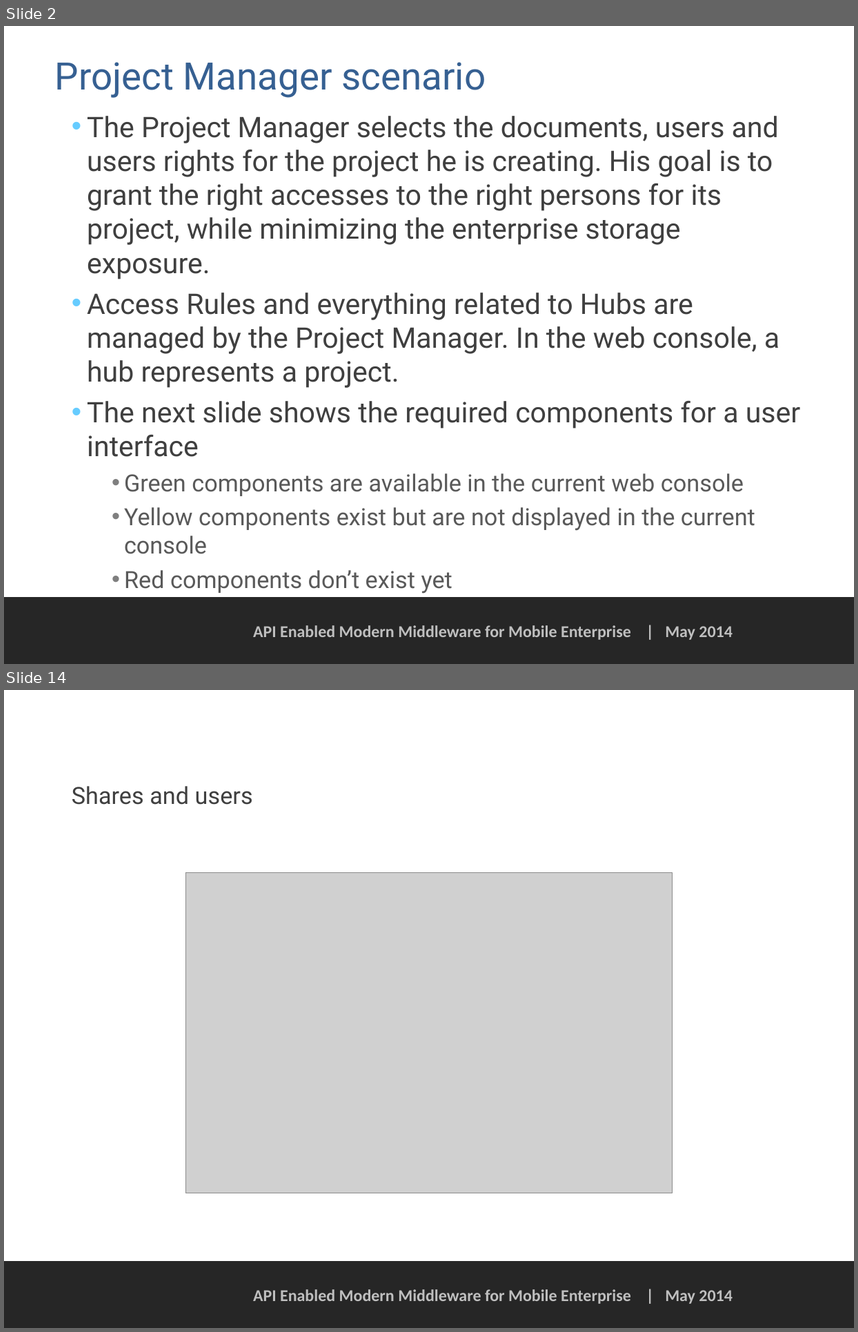
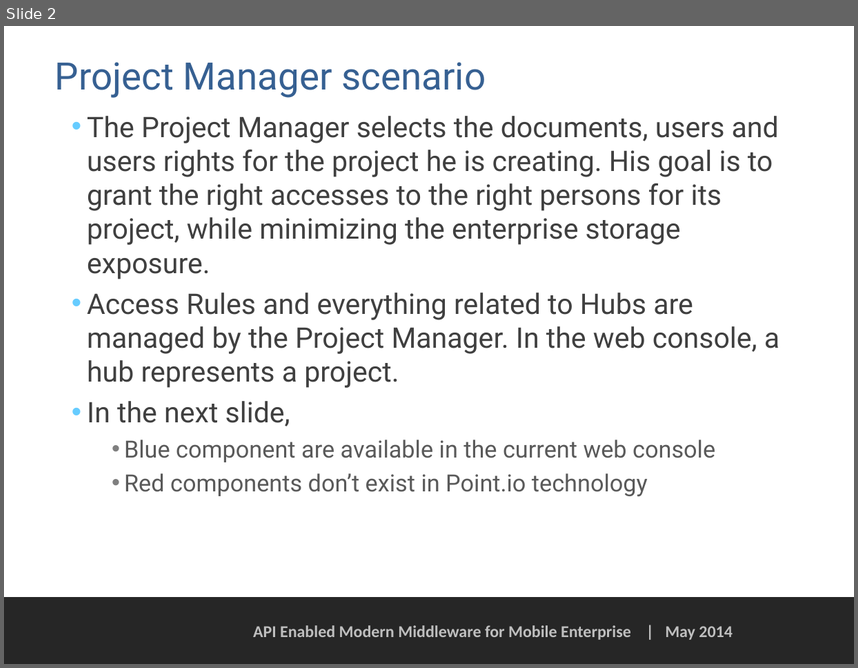
Before and after one commit to PointIO/Documentation, a slide deck: web console doc/Project Manager scenario - web console.pptx. Shown one above the other, each under a label of ours: slides 2 and 14 before the commit, slide 2 after it; the slides between them are not shown. The pictures are 858x1332 and 858x668 pixels, drawn with LibreOffice and Linux fonts; fonts in the diff are those of the drawing; grey boxes stand for pictures; background and template pictures are left out. Boxes give left, top, right and bottom in pixels: in the first picture for what was removed or moved away, otherwise in the second. Text is boxed around its words. In the diff, an @@ line names an element or a change of style, - is before the commit and + after.

```diff
--- a/web console doc/Project Manager scenario - web console.pptx
+++ b/web console doc/Project Manager scenario - web console.pptx
@@ slide 14 removed at box(4, 690, 854, 1328), background #FFFFFF; not listed: 2 template elements that a slide beside it also shows @@
@@ title removed at box(72, 786, 253, 805) @@
-Shares and users
@@ picture removed at box(186, 873, 672, 1192) @@
@@ slide 2 changed as well @@
@@ text at box(87, 401, 715, 497): text changed @@
-• The next slide shows the required components for a user interface
-  • Green components are available in the current web console
-  • Yellow components exist but are not displayed in the current console
-  • Red components don’t exist yet
+• In the next slide,
+  • Blue component are available in the current web console
+  • Red components don’t exist in Point.io technology
```
Also in this commit, not shown: 15 slides added, 15 other slides removed, 1 other file.
